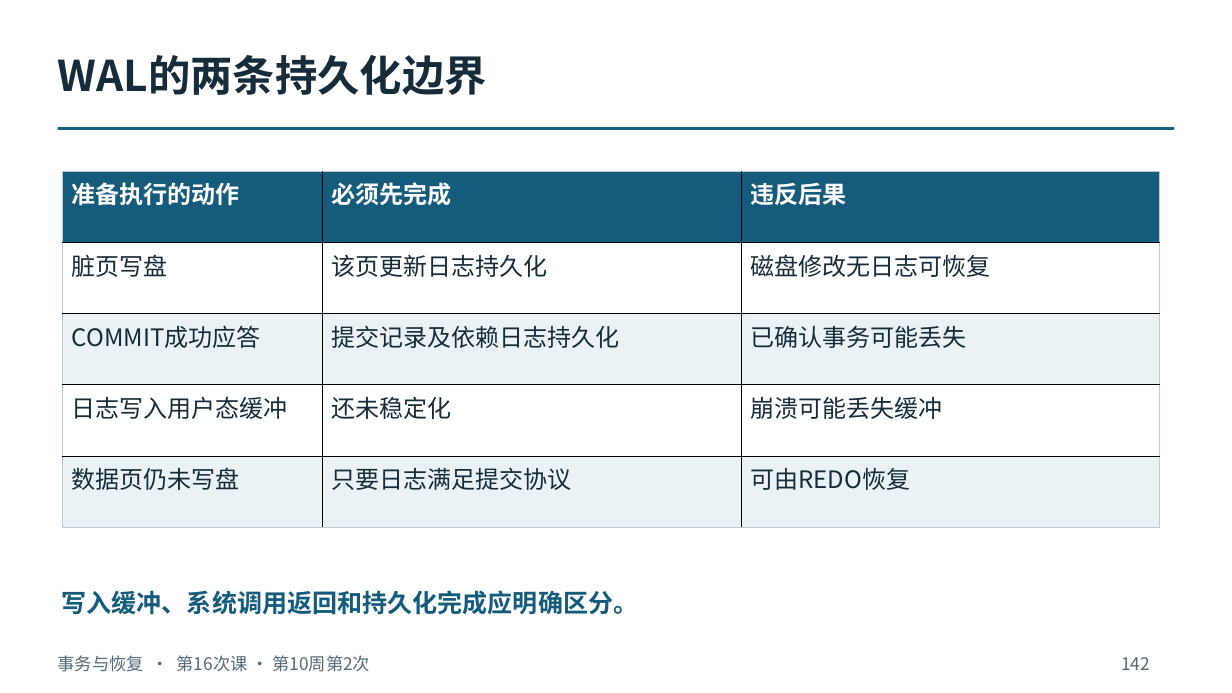
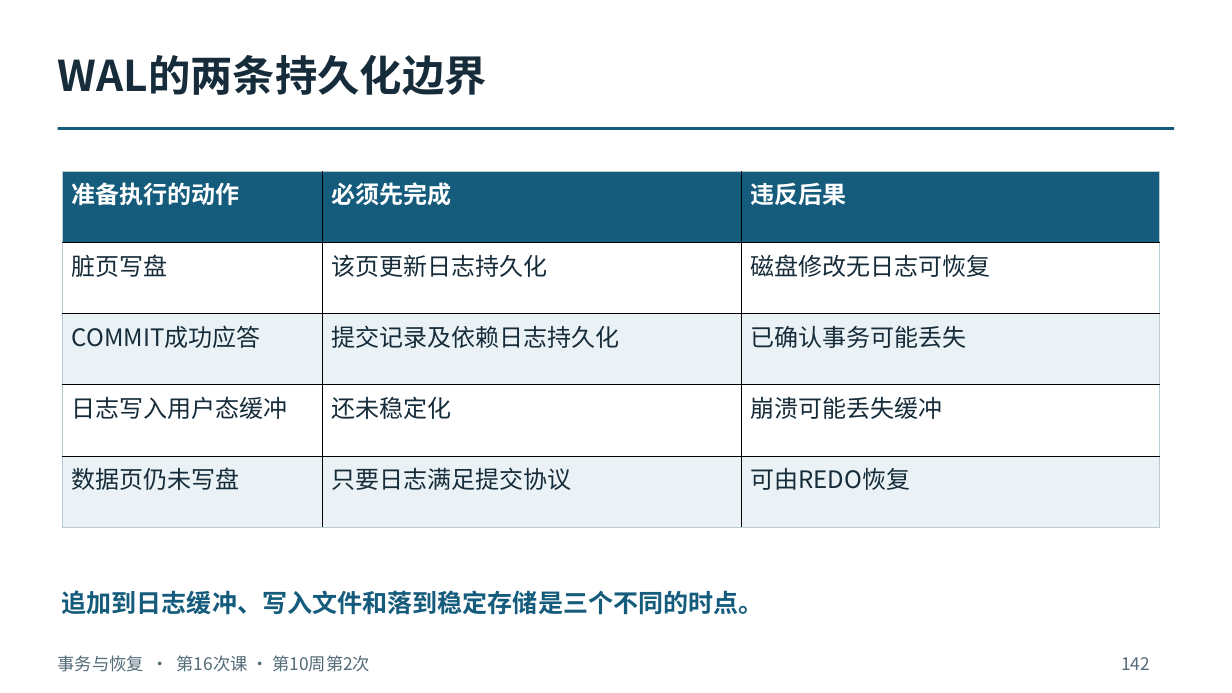
Before and after one commit to intellistream/database-kernel-course-student, a slide deck: slide 142 of 01_课件（第6版）/04_事务与恢复.pptx. Drawn at 1232x693 pixels with LibreOffice and Linux fonts; fonts in the diff are those of the drawing. Boxes give left, top, right and bottom in pixels: in the first picture for what was removed or moved away, otherwise in the second. Text is boxed around its words. In the diff, an @@ line names an element or a change of style, - is before the commit and + after.

Commit message:
Polish wording in lesson slides and module decks

```diff
--- a/01_课件（第6版）/04_事务与恢复.pptx
+++ b/01_课件（第6版）/04_事务与恢复.pptx
@@ text at bbox=[62, 590, 764, 615]: text changed @@
-写入缓冲、系统调用返回和持久化完成应明确区分。
+追加到日志缓冲、写入文件和落到稳定存储是三个不同的时点。
```
Also in this commit, not shown: 21 other slides changed, 26 other files.
